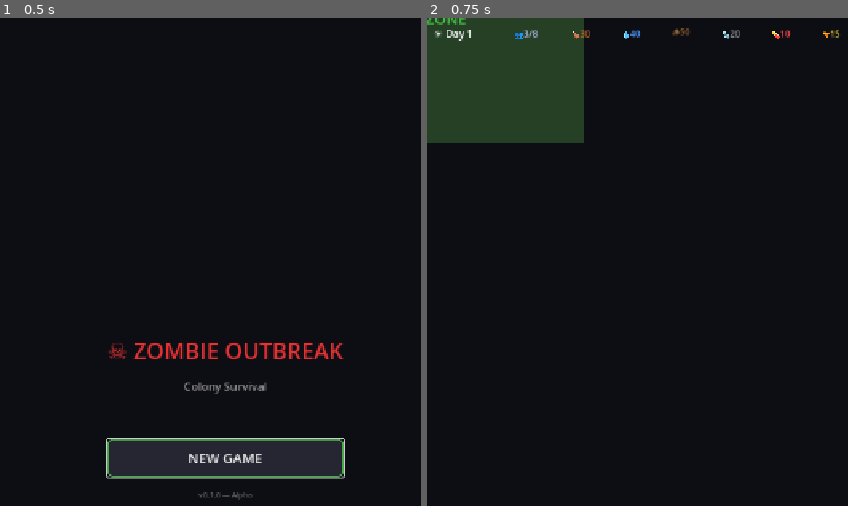
Above: before the commit, frames 1-2 (left to right).
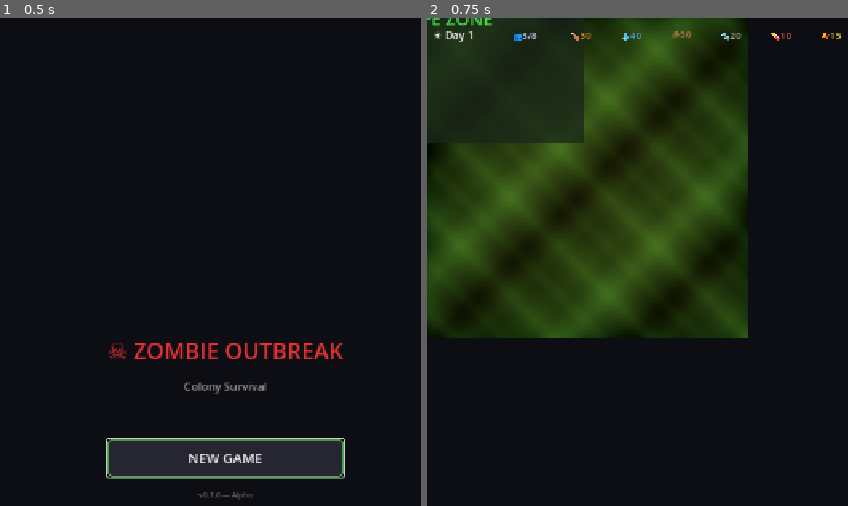
Above: after the commit, the same moments.

Repository: doyler34/zombie-outbreak
Game: Godot game, scene res://scenes/main_menu.tscn
Two runs of this game, one before a commit and one after it. Both use one fixed random seed, a clock stepped at 60 frames per second and the inputs below.
Inputs:
- Up to frame 1 (0.5 s): no input
- Up to frame 2 (0.75 s): click "NEW GAME" at 0.5 s

Frame 1 is identical in both runs. In frame 2, 38% of the frame differs, in the area x 0-99%, y 0-66%.
Error in both runs: Invalid assignment of property or key 'theme_override_font_sizes' with value of type 'Dictionary' on a base object of type 'Button'. (res://scripts/building_pa…

Commit message:
Add grass forest background + enlarge bottom bar buttons
- Generated 512x512 tileable grass/forest ground texture
- Replaced flat green square with full-screen tiled grass background
- Safe zone now semi-transparent overlay on grass
- Bottom bar buttons made larger (135px) and taller (68px)
- Better contrast on top/bottom bar backgrounds

Diff:
--- a/scenes/base_scene.tscn
+++ b/scenes/base_scene.tscn
@@ -1,6 +1,7 @@
-[gd_scene load_steps=2 format=3 uid="uid://base_scene"]
+[gd_scene load_steps=3 format=3 uid="uid://base_scene"]
 
 [ext_resource type="Script" path="res://scripts/base_scene.gd" id="1_script"]
+[ext_resource type="Texture2D" path="res://assets/grass_bg.png" id="2_grass"]
 
 [node name="BaseScene" type="Node2D"]
 script = ExtResource("1_script")
@@ -8,6 +9,16 @@
 [node name="Camera2D" type="Camera2D" parent="."]
 position = Vector2(360, 640)
 enabled = true
+
+[node name="GrassBackground" type="TextureRect" parent="."]
+layout_mode = 1
+anchors_preset = 15
+anchor_right = 1.0
+anchor_bottom = 1.0
+texture = ExtResource("2_grass")
+expand_mode = 1
+stretch_mode = 2
+mouse_filter = 2
 
 [node name="BaseZone" type="Area2D" parent="."]
 
@@ -22,7 +33,8 @@
 offset_top = -200
 offset_right = 250
 offset_bottom = 200
-color = Color(0.15, 0.25, 0.15, 1)
+color = Color(0.1, 0.15, 0.1, 0.75)
+mouse_filter = 2
 
 [node name="BaseLabel" type="Label" parent="BaseZone"]
 layout_mode = 1
@@ -31,14 +43,14 @@
 anchor_top = 0.5
 anchor_right = 0.5
 anchor_bottom = 0.5
-offset_left = -80
-offset_top = -15
-offset_right = 80
-offset_bottom = 15
-text = "SAFE ZONE"
+offset_left = -120
+offset_top = -20
+offset_right = 120
+offset_bottom = 20
+text = "🛡️ SAFE ZONE"
 horizontal_alignment = 1
-theme_override_font_sizes/font_size = 24
-theme_override_colors/font_color = Color(0.3, 0.9, 0.3, 0.8)
+theme_override_font_sizes/font_size = 28
+theme_override_colors/font_color = Color(0.3, 0.95, 0.3, 0.9)
 
 [node name="DayNightOverlay" type="ColorRect" parent="."]
 layout_mode = 1
@@ -60,71 +72,71 @@
 anchor_top = 0.0
 anchor_right = 1.0
 anchor_bottom = 0.0
-offset_bottom = 50
-theme_override_constants/separation = 10
+offset_bottom = 55
+theme_override_constants/separation = 8
 
 [node name="TopBg" type="ColorRect" parent="UILayer/TopBar"]
 layout_mode = 0
 offset_right = 720
-offset_bottom = 50
-color = Color(0.05, 0.05, 0.1, 0.9)
+offset_bottom = 55
+color = Color(0.02, 0.02, 0.06, 0.92)
 mouse_filter = 2
 
 [node name="DayLabel" type="Label" parent="UILayer/TopBar"]
 layout_mode = 2
 custom_minimum_size = Vector2(120, 0)
 text = "☀️ Day 1"
-theme_override_font_sizes/font_size = 16
+theme_override_font_sizes/font_size = 17
 theme_override_colors/font_color = Color(1, 1, 1, 1)
 
 [node name="PopLabel" type="Label" parent="UILayer/TopBar"]
 layout_mode = 2
-custom_minimum_size = Vector2(80, 0)
+custom_minimum_size = Vector2(85, 0)
 text = "👥0/4"
-theme_override_font_sizes/font_size = 14
-theme_override_colors/font_color = Color(0.8, 0.8, 1, 1)
+theme_override_font_sizes/font_size = 15
+theme_override_colors/font_color = Color(0.85, 0.85, 1, 1)
 
 [node name="FoodLabel" type="Label" parent="UILayer/TopBar"]
 layout_mode = 2
-custom_minimum_size = Vector2(70, 0)
+custom_minimum_size = Vector2(72, 0)
 text = "🍗0"
-theme_override_font_sizes/font_size = 14
-theme_override_colors/font_color = Color(0.9, 0.5, 0.2, 1)
+theme_override_font_sizes/font_size = 15
+theme_override_colors/font_color = Color(0.95, 0.55, 0.2, 1)
 
 [node name="WaterLabel" type="Label" parent="UILayer/TopBar"]
 layout_mode = 2
-custom_minimum_size = Vector2(70, 0)
+custom_minimum_size = Vector2(72, 0)
 text = "💧0"
-theme_override_font_sizes/font_size = 14
-theme_override_colors/font_color = Color(0.3, 0.6, 1, 1)
+theme_override_font_sizes/font_size = 15
+theme_override_colors/font_color = Color(0.35, 0.65, 1, 1)
 
 [node name="WoodLabel" type="Label" parent="UILayer/TopBar"]
 layout_mode = 2
-custom_minimum_size = Vector2(70, 0)
+custom_minimum_size = Vector2(72, 0)
 text = "🪵0"
-theme_override_font_sizes/font_size = 14
-theme_override_colors/font_color = Color(0.6, 0.4, 0.2, 1)
+theme_override_font_sizes/font_size = 15
+theme_override_colors/font_color = Color(0.65, 0.45, 0.25, 1)
 
 [node name="MetalLabel" type="Label" parent="UILayer/TopBar"]
 layout_mode = 2
-custom_minimum_size = Vector2(70, 0)
+custom_minimum_size = Vector2(72, 0)
 text = "🔩0"
-theme_override_font_sizes/font_size = 14
-theme_override_colors/font_color = Color(0.7, 0.7, 0.7, 1)
+theme_override_font_sizes/font_size = 15
+theme_override_colors/font_color = Color(0.75, 0.75, 0.75, 1)
 
 [node name="MedicineLabel" type="Label" parent="UILayer/TopBar"]
 layout_mode = 2
-custom_minimum_size = Vector2(70, 0)
+custom_minimum_size = Vector2(72, 0)
 text = "💊0"
-theme_override_font_sizes/font_size = 14
-theme_override_colors/font_color = Color(1, 0.3, 0.3, 1)
+theme_override_font_sizes/font_size = 15
+theme_override_colors/font_color = Color(1, 0.35, 0.35, 1)
 
 [node name="AmmoLabel" type="Label" parent="UILayer/TopBar"]
 layout_mode = 2
-custom_minimum_size = Vector2(70, 0)
+custom_minimum_size = Vector2(72, 0)
 text = "🔫0"
-theme_override_font_sizes/font_size = 14
-theme_override_colors/font_color = Color(0.9, 0.8, 0.2, 1)
+theme_override_font_sizes/font_size = 15
+theme_override_colors/font_color = Color(0.95, 0.85, 0.2, 1)
 
 [node name="BottomBar" type="HBoxContainer" parent="UILayer"]
 layout_mode = 1
@@ -132,41 +144,45 @@
 anchor_top = 1.0
 anchor_right = 1.0
 anchor_bottom = 1.0
-offset_top = -80
+offset_top = -90
 offset_bottom = 0
 alignment = 1
-theme_override_constants/separation = 10
+theme_override_constants/separation = 12
 
 [node name="BottomBg" type="ColorRect" parent="UILayer/BottomBar"]
 layout_mode = 0
 offset_right = 720
-offset_bottom = 80
-color = Color(0.05, 0.05, 0.1, 0.9)
+offset_bottom = 90
+color = Color(0.08, 0.08, 0.15, 0.95)
 mouse_filter = 2
 
 [node name="BuildingsBtn" type="Button" parent="UILayer/BottomBar"]
 layout_mode = 2
-custom_minimum_size = Vector2(120, 60)
+custom_minimum_size = Vector2(135, 68)
 text = "🏗️ Build"
-theme_override_font_sizes/font_size = 16
+theme_override_font_sizes/font_size = 17
+theme_override_colors/font_color = Color(1, 1, 1, 1)
 
 [node name="SurvivorsBtn" type="Button" parent="UILayer/BottomBar"]
 layout_mode = 2
-custom_minimum_size = Vector2(120, 60)
-text = "👤 Survivors"
-theme_override_font_sizes/font_size = 16
+custom_minimum_size = Vector2(135, 68)
+text = "👥 Crew"
+theme_override_font_sizes/font_size = 17
+theme_override_colors/font_color = Color(1, 1, 1, 1)
 
 [node name="MissionBtn" type="Button" parent="UILayer/BottomBar"]
 layout_mode = 2
-custom_minimum_size = Vector2(120, 60)
+custom_minimum_size = Vector2(135, 68)
 text = "🎯 Mission"
-theme_override_font_sizes/font_size = 16
+theme_override_font_sizes/font_size = 17
+theme_override_colors/font_color = Color(1, 1, 1, 1)
 
 [node name="MenuBtn" type="Button" parent="UILayer/BottomBar"]
 layout_mode = 2
-custom_minimum_size = Vector2(100, 60)
+custom_minimum_size = Vector2(110, 68)
 text = "⚙️ Menu"
-theme_override_font_sizes/font_size = 16
+theme_override_font_sizes/font_size = 17
+theme_override_colors/font_color = Color(1, 1, 1, 1)
 
 [node name="NotificationLabel" type="Label" parent="UILayer"]
 layout_mode = 1
@@ -178,11 +194,11 @@
 offset_left = -250
 offset_top = -200
 offset_right = 250
-offset_bottom = -140
+offset_bottom = -120
 text = ""
 horizontal_alignment = 1
 visible = false
-theme_override_font_sizes/font_size = 18
+theme_override_font_sizes/font_size = 20
 theme_override_colors/font_color = Color(1, 1, 1, 1)
 
 [node name="NotificationTimer" type="Timer" parent="."]
Binary file added: assets/grass_bg.png
